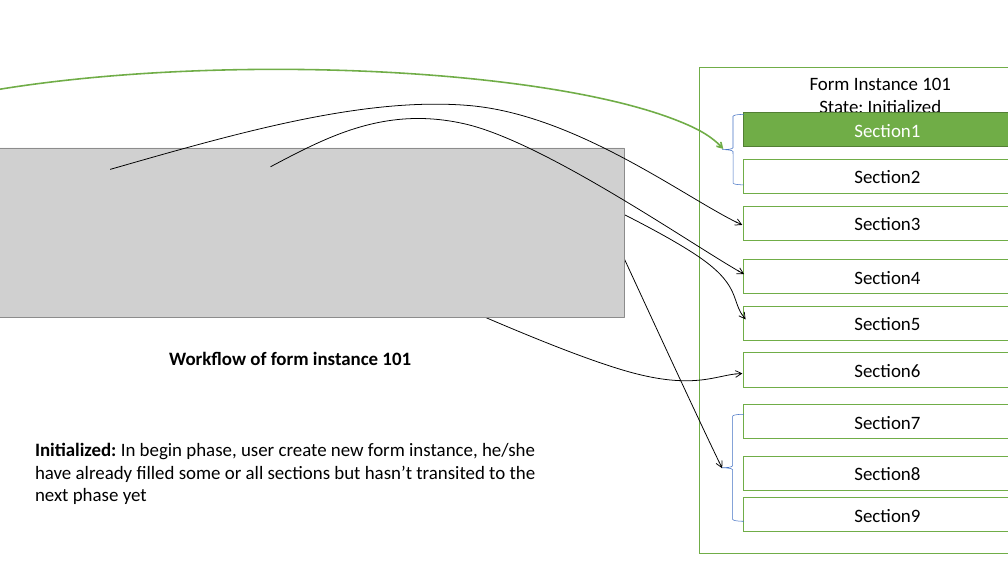
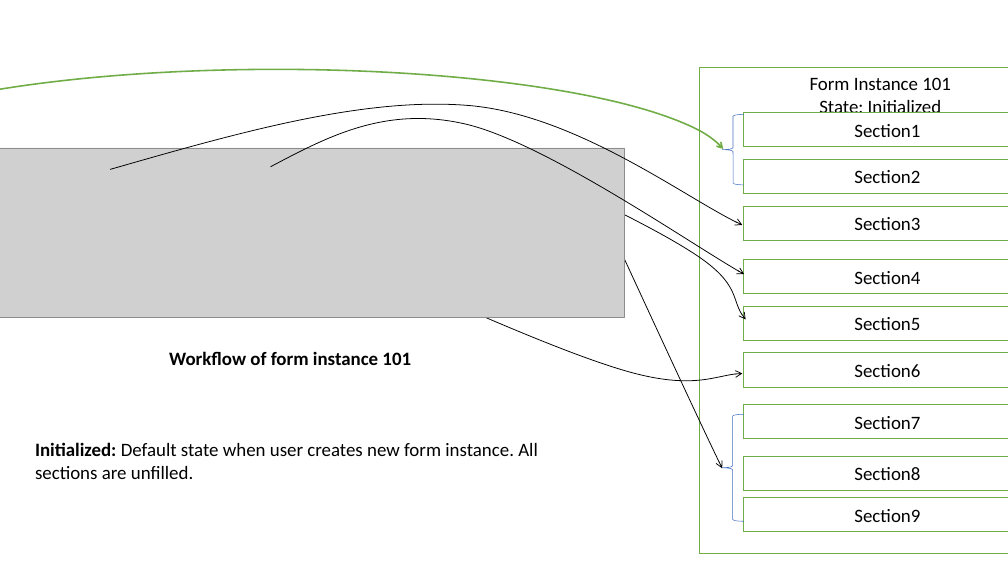
Before and after one commit to Phamsianh/diplomova_prace, a slide deck: slide 8 of documentation/Example of workflow, form structure, form instance.pptx. Drawn at 1008x567 pixels with LibreOffice and Linux fonts; fonts in the diff are those of the drawing; grey boxes stand for pictures. Boxes give left, top, right and bottom in pixels: in the first picture for what was removed or moved away, otherwise in the second. Text is boxed around its words. In the diff, an @@ line names an element or a change of style, - is before the commit and + after.

```diff
--- a/documentation/Example of workflow, form structure, form instance.pptx
+++ b/documentation/Example of workflow, form structure, form instance.pptx
@@ rectangle "Section1" at [744, 113, 1008, 147]: text colour #FFFFFF to #000000; fill #70AD47 to #FFFFFF; outline #538035 1 pt to #70AD47 1 pt @@
@@ text at [35, 442, 538, 479]: text changed @@
-Initialized: In begin phase, user create new form instance, he/she have already filled some or all sections but hasn’t transited to the next phase yet
+Initialized: Default state when user creates new form instance. All sections are unfilled.
```
Also in this commit, not shown: 1 slide added, 2 other files.
